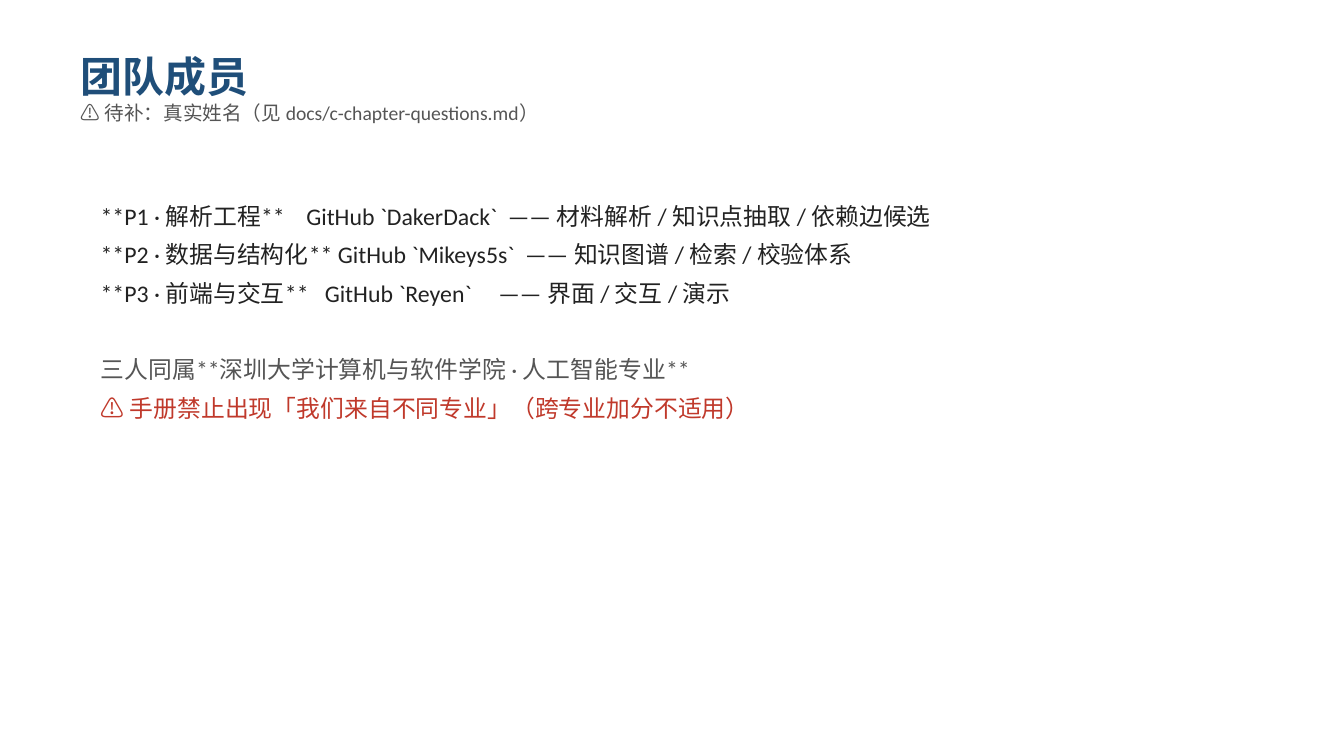
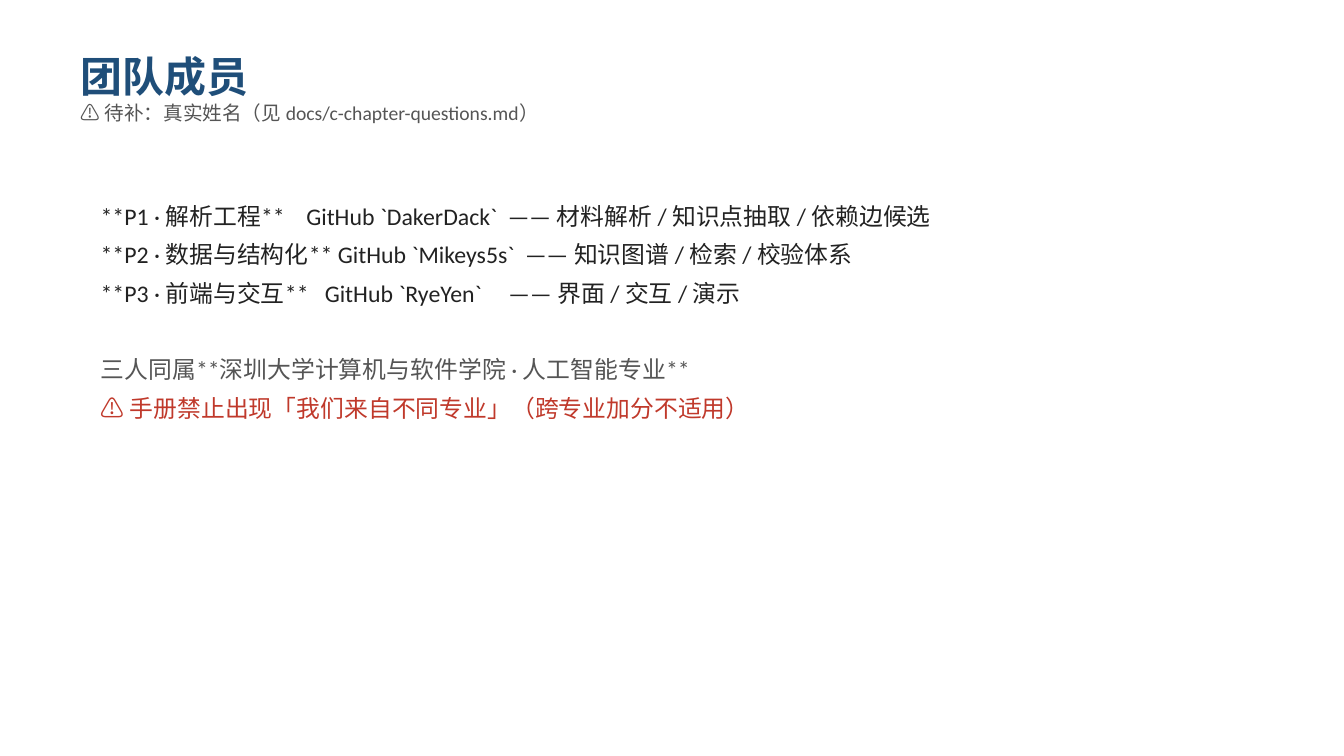
Before and after one commit to Mikeys5s/multimodal-teaching-agent, a slide deck: slide 11 of docs/ppt/析知XiZhi-作品介绍-v3-1008.pptx. Drawn at 1344x756 pixels with LibreOffice and Linux fonts; fonts in the diff are those of the drawing. Boxes give left, top, right and bottom in pixels: in the first picture for what was removed or moved away, otherwise in the second. Text is boxed around its words. In the diff, an @@ line names an element or a change of style, - is before the commit and + after.

```diff
--- a/docs/ppt/析知XiZhi-作品介绍-v3-1008.pptx
+++ b/docs/ppt/析知XiZhi-作品介绍-v3-1008.pptx
@@ text at box(101, 282, 741, 306): text changed @@
-**P3 · 前端与交互** GitHub `Reyen` —— 界面 / 交互 / 演示
+**P3 · 前端与交互** GitHub `RyeYen` —— 界面 / 交互 / 演示
```
Also in this commit, not shown: 2 other slides changed, 4 other files.
